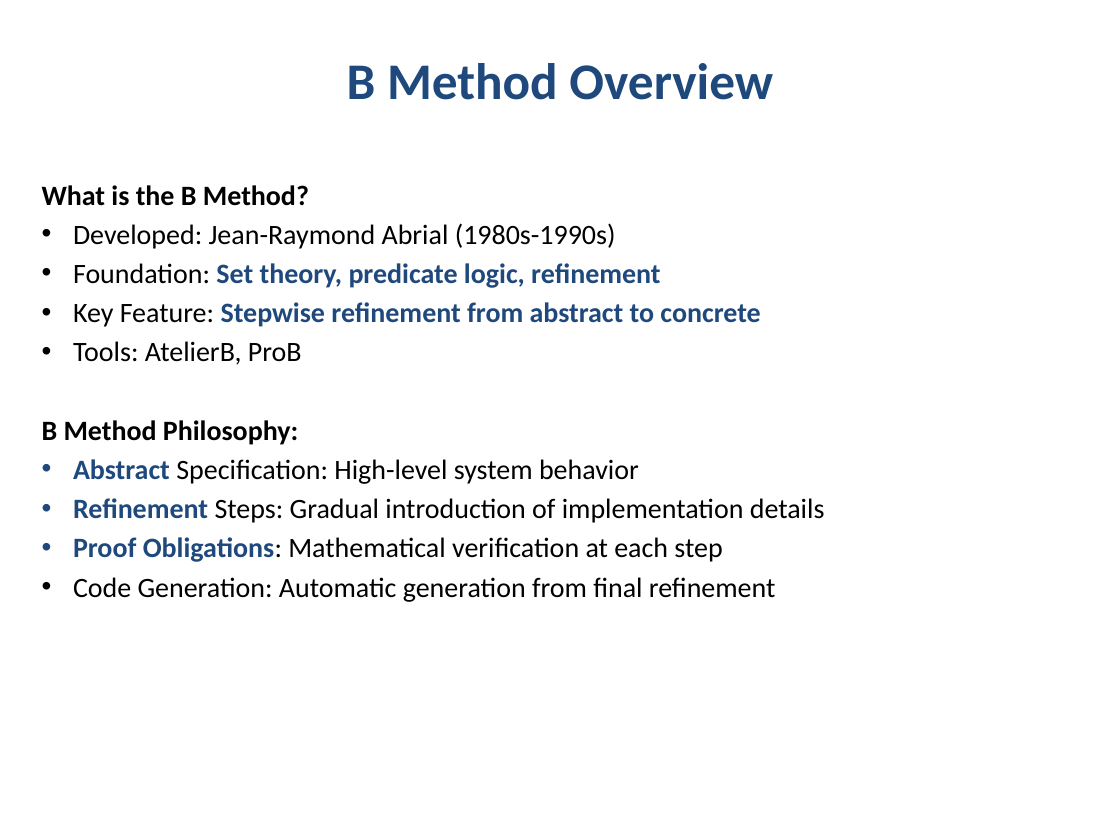
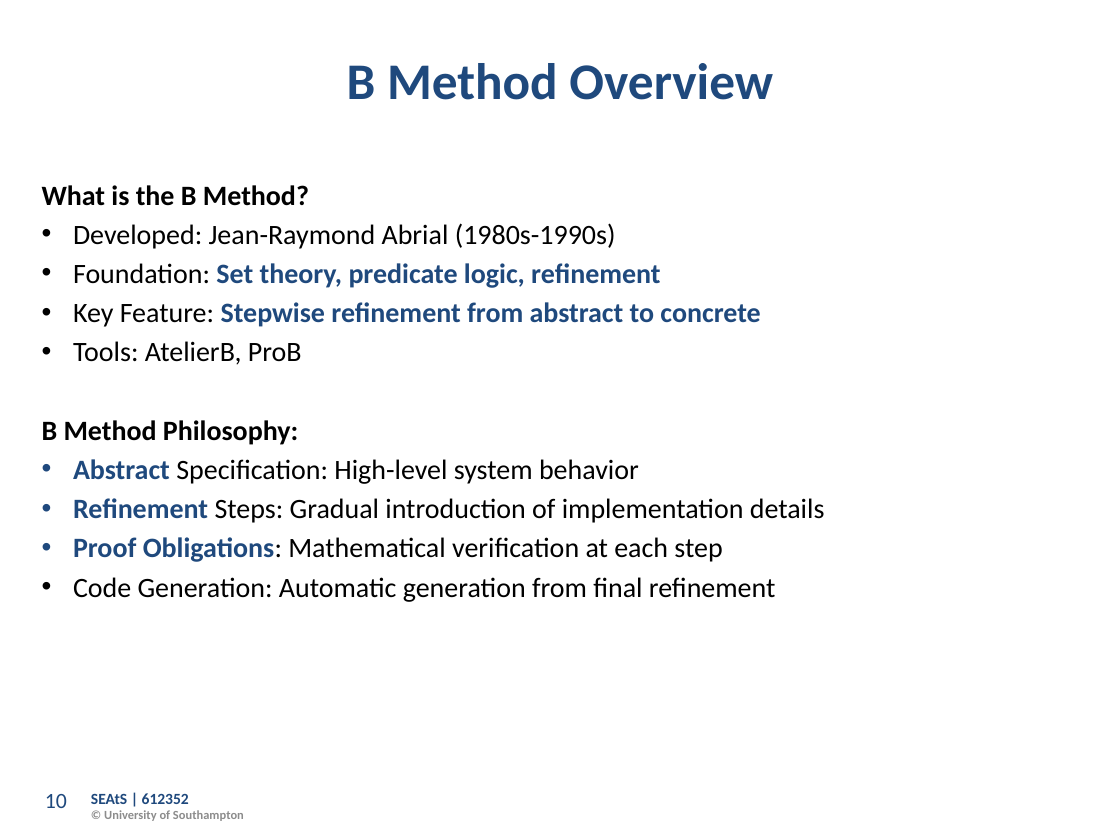
Before and after one commit to Dr-AlHashimy/Module_AICE2005_2627, a slide deck: slide 10 of html/COMP-_L4.2_PreLec.pptx. Drawn at 1120x840 pixels with LibreOffice and Linux fonts; fonts in the diff are those of the drawing; background and template pictures are left out. Boxes give left, top, right and bottom in pixels: in the first picture for what was removed or moved away, otherwise in the second. Text is boxed around its words. In the diff, an @@ line names an element or a change of style, - is before the commit and + after.

```diff
--- a/html/COMP-_L4.2_PreLec.pptx
+++ b/html/COMP-_L4.2_PreLec.pptx
@@ page number added at (45, 794, 67, 808), 14 pt, text #1F497D @@
+10
@@ text added at (91, 793, 244, 821), 8 pt, text #8C8C8C, bold @@
+SEAtS | 612352
+© University of Southampton
```
Also in this commit, not shown: 21 other slides changed, 1 slide added, 10 other files.
